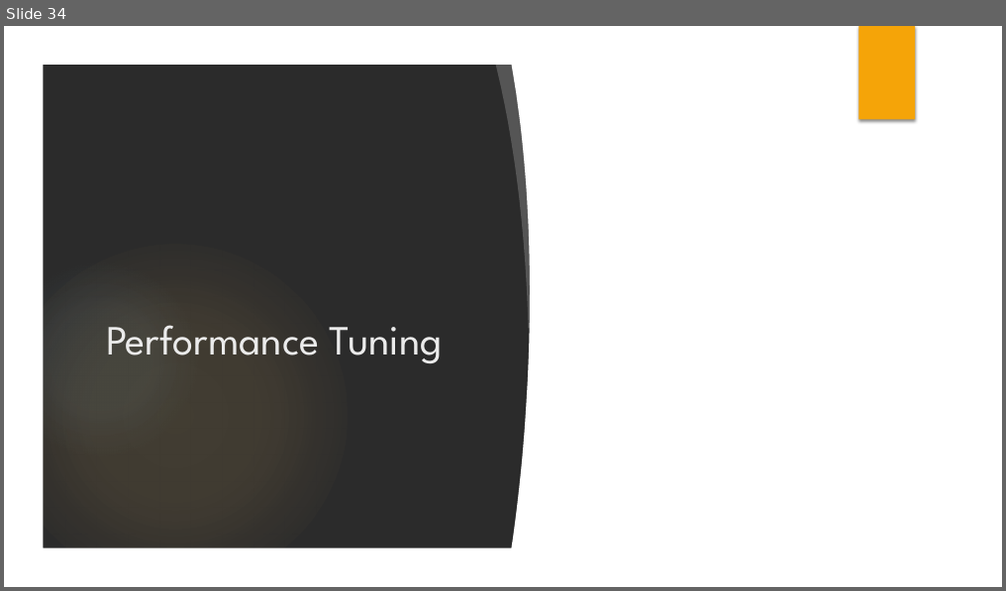
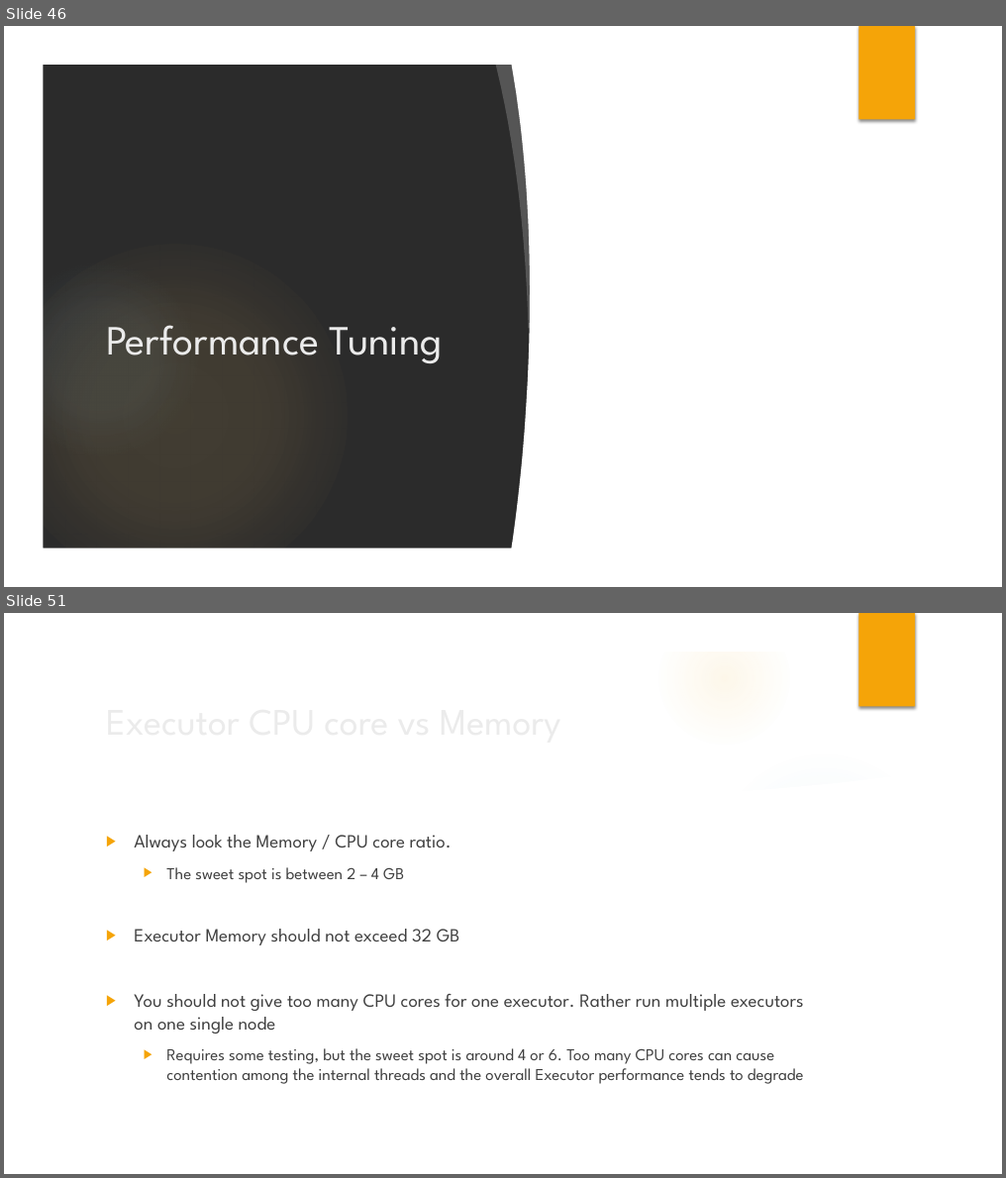
Before and after one commit to azimmerman0125/spark-training-october-13, a slide deck: slides/Introduction to Apache Spark.pptx. Shown one above the other, each under a label of ours: slide 34 before the commit, slides 46 and 51 after it; the slides between them are not shown. The pictures are 1006x591 and 1006x1178 pixels, drawn with LibreOffice and Linux fonts; fonts in the diff are those of the drawing; background and template pictures are left out; a plain dark background stands for a picture behind light text. Boxes give left, top, right and bottom in pixels: in the first picture for what was removed or moved away, otherwise in the second. Text is boxed around its words. In the diff, an @@ line names an element or a change of style, - is before the commit and + after.

```diff
--- a/slides/Introduction to Apache Spark.pptx
+++ b/slides/Introduction to Apache Spark.pptx
@@ slide 51 added at <box>4,613,1002,1174</box>, background picture (left out); not listed: 7 template elements that a slide beside it also shows @@
@@ title added at <box>98,691,816,751</box>, 36 pt, text #EBEBEB @@
+Executor CPU core vs Memory
@@ freeform shape added at <box>698,738,971,819</box>, fill #FFFFFF at 20% opacity @@
@@ ellipse added at <box>709,750,939,980</box>, fill gradient #8EBBD2 @@
@@ freeform shape added at <box>42,765,964,1137</box>, fill #FFFFFF @@
@@ text added at <box>134,835,804,1084</box>, 16 pt, text #404040 @@
+▶ Always look the Memory / CPU core ratio.
+  ▶ The sweet spot is between 2 – 4 GB
+▶ Executor Memory should not exceed 32 GB
+▶ You should not give too many CPU cores for one executor. Rather run multiple executors on one single node
+  ▶ Requires some testing, but the sweet spot is around 4 or 6. Too many CPU cores can cause contention among the internal threads and the overall Executor performance tends to degrade
@@ what was slide 34 is now slide 46 @@
```
Also in this commit, not shown: 12 slides changed, 14 other slides added, 3 slides removed.
